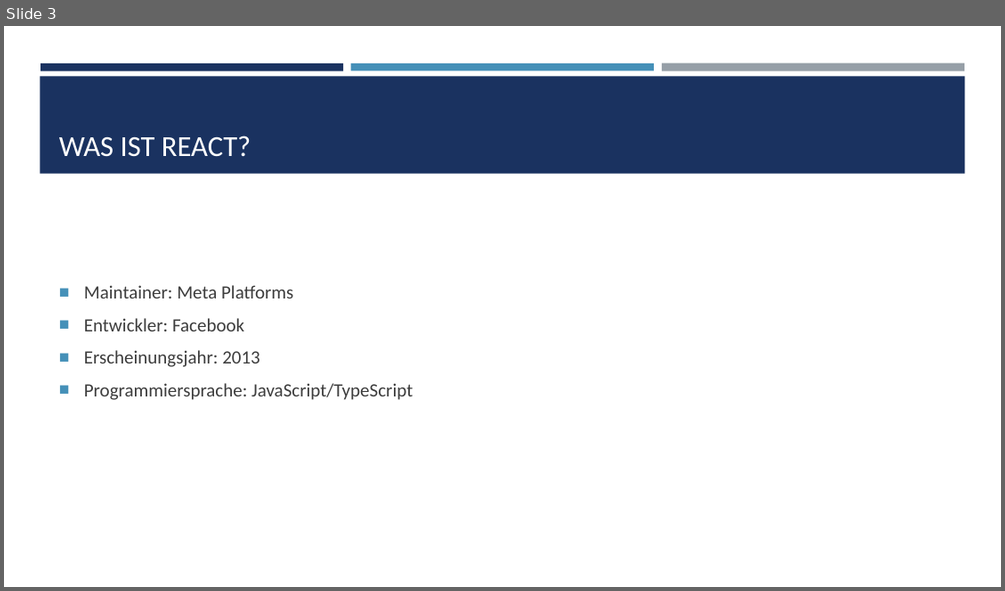
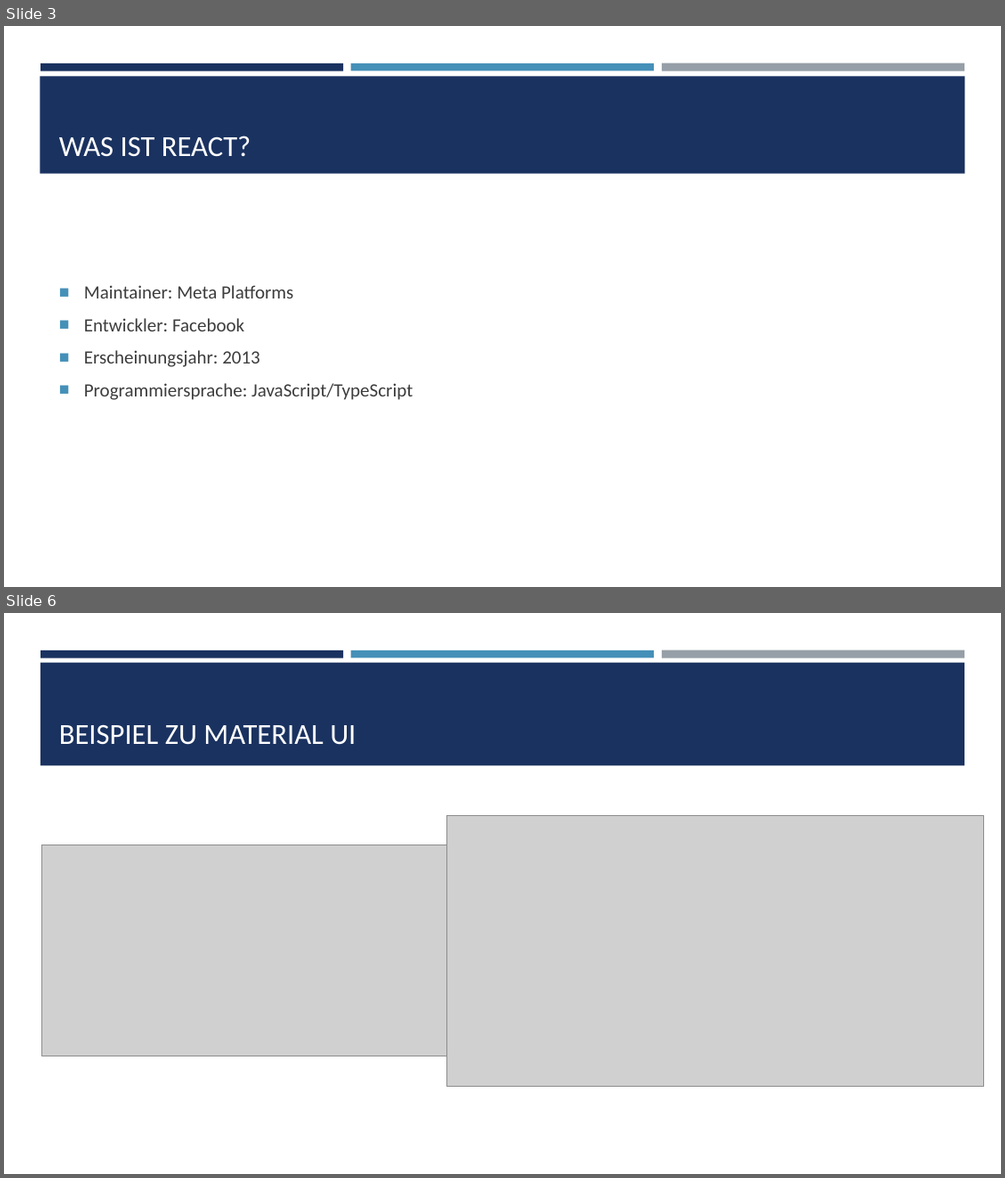
Before and after one commit to Stjeopka/NFT-Shop, a slide deck: NFT-Shop.pptx. Shown one above the other, each under a label of ours: slide 3 before the commit, slides 3 and 6 after it; the slides between them are not shown. The pictures are 1005x591 and 1005x1178 pixels, drawn with LibreOffice and Linux fonts; fonts in the diff are those of the drawing; grey boxes stand for pictures. Boxes give left, top, right and bottom in pixels: in the first picture for what was removed or moved away, otherwise in the second. Text is boxed around its words. In the diff, an @@ line names an element or a change of style, - is before the commit and + after.

```diff
--- a/NFT-Shop.pptx
+++ b/NFT-Shop.pptx
@@ slide 6 added at (4, 613, 1001, 1174), background #FFFFFF; not listed: 3 template elements that a slide beside it also shows @@
@@ rectangle added at (40, 662, 965, 765), fill #1A3260 @@
@@ title added at (59, 724, 356, 745), 28 pt, text #FFFFFF @@
+BEISPIEL ZU MATERIAL UI
@@ picture added at (446, 815, 984, 1086) @@
@@ picture added at (42, 845, 446, 1056) @@
```
Also in this commit, not shown: 1 slide changed, 4 other slides added, 1 slide removed.
